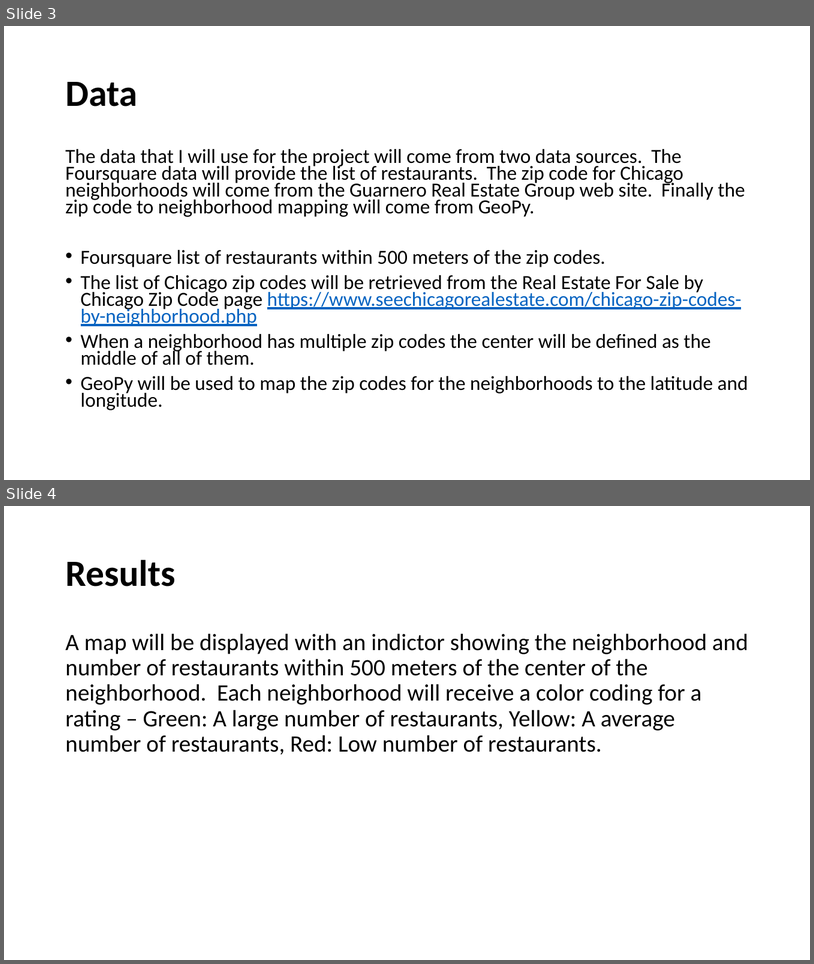
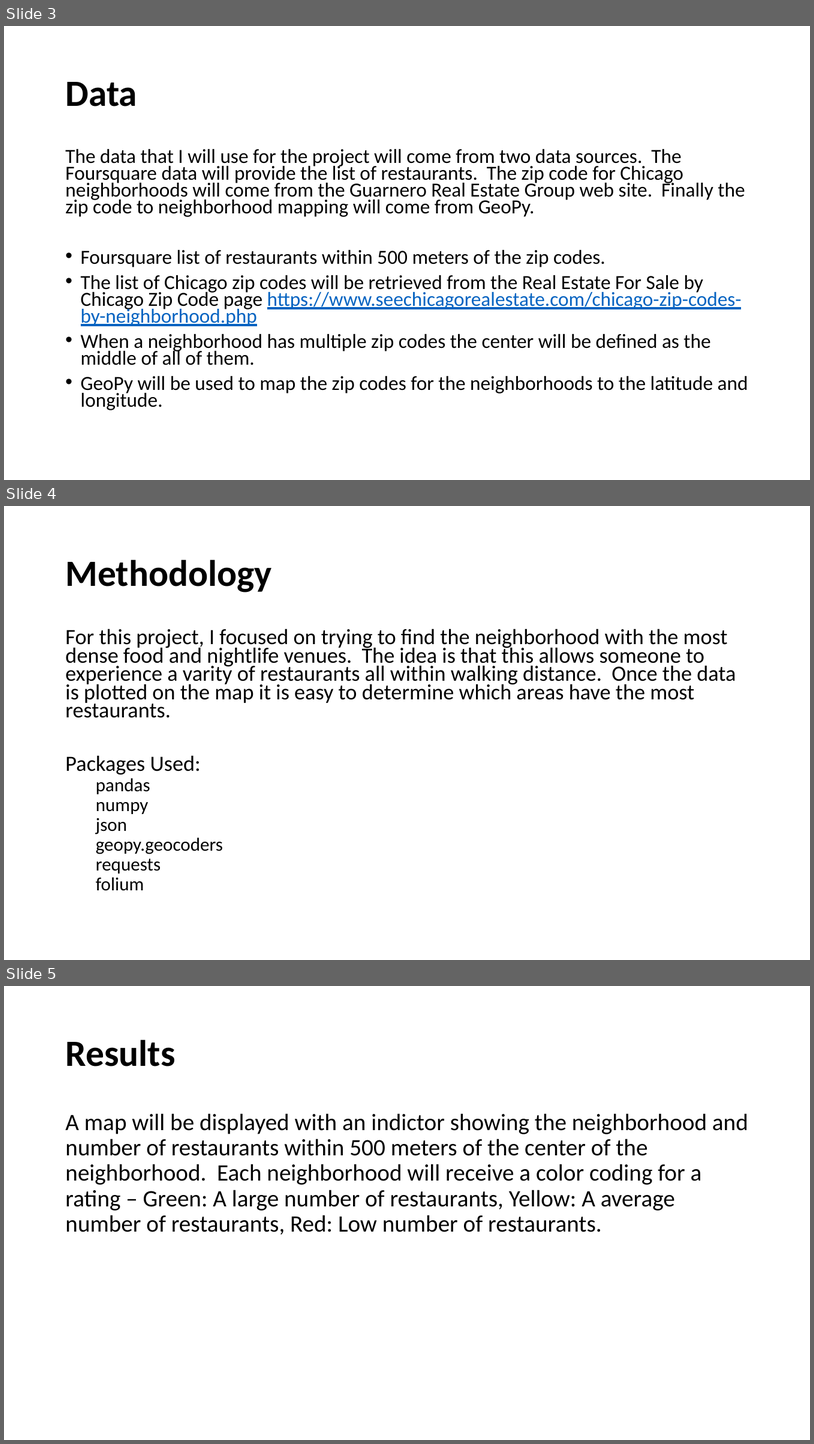
Before and after one commit to coxprestbury/Capstone, a slide deck: Capstone.pptx. Shown one above the other, each under a label of ours: slides 3 and 4 before the commit, slides 3, 4 and 5 after it. The pictures are 814x964 and 814x1444 pixels, drawn with LibreOffice and Linux fonts; fonts in the diff are those of the drawing. Boxes give left, top, right and bottom in pixels: in the first picture for what was removed or moved away, otherwise in the second. Text is boxed around its words. In the diff, an @@ line names an element or a change of style, - is before the commit and + after.

```diff
--- a/Capstone.pptx
+++ b/Capstone.pptx
@@ slide 4 added at bbox=[4, 506, 810, 960], background #FFFFFF @@
@@ title added at bbox=[65, 559, 272, 592], 44 pt, text #000000, bold @@
+Methodology
@@ text added at bbox=[65, 628, 736, 891], 25.9 pt, text #000000 @@
+For this project, I focused on trying to find the neighborhood with the most dense food and nightlife venues. The idea is that this allows someone to experience a varity of restaurants all within walking distance. Once the data is plotted on the map it is easy to determine which areas have the most restaurants.
+Packages Used:
+  pandas
+  numpy
+  json
+  geopy.geocoders
+  requests
+  folium
@@ what was slide 4 is now slide 5 @@
```
Also in this commit, not shown: 2 other slides added.
